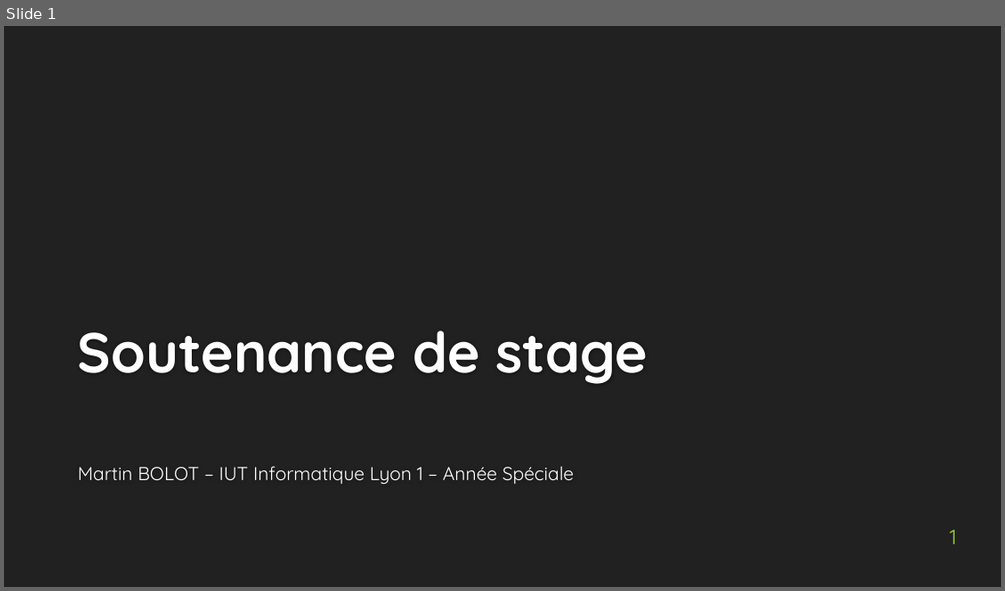
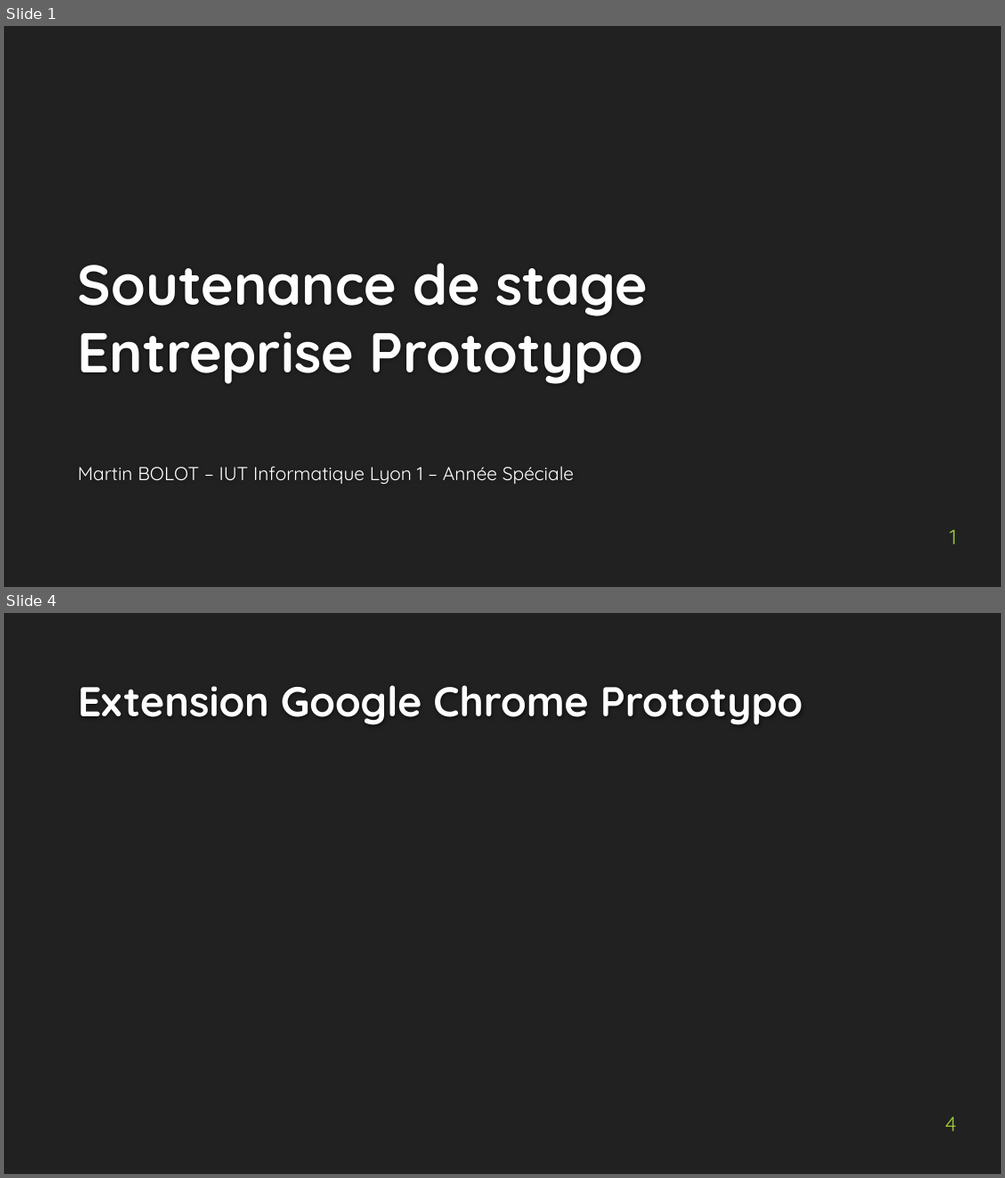
Before and after one commit to MartinBolot/Cours-IUT-Lyon1, a slide deck: Stage/Soutenance/presentation_soutenance.pptx. Shown one above the other, each under a label of ours: slide 1 before the commit, slides 1 and 4 after it; the slides between them are not shown. The pictures are 1005x591 and 1005x1178 pixels, drawn with LibreOffice and Linux fonts; fonts in the diff are those of the drawing; background and template pictures are left out. Boxes give left, top, right and bottom in pixels: in the first picture for what was removed or moved away, otherwise in the second. Text is boxed around its words. In the diff, an @@ line names an element or a change of style, - is before the commit and + after.

```diff
--- a/Stage/Soutenance/presentation_soutenance.pptx
+++ b/Stage/Soutenance/presentation_soutenance.pptx
@@ slide 4 added at [4,613,1001,1174], background #212121 @@
@@ title added at [78,685,802,725], 40 pt, text #FEFEFE, bold @@
+Extension Google Chrome Prototypo
@@ page number added at [945,1117,956,1131], 20 pt, text #9ECD33 @@
+4
@@ slide 1 changed as well @@
@@ title at [78,263,647,384]: text changed @@
-Soutenance de stage
+Soutenance de stage
+Entreprise Prototypo
```
Also in this commit, not shown: 1 other slide changed, 5 other slides added, 1 slide removed, 3 other files.
